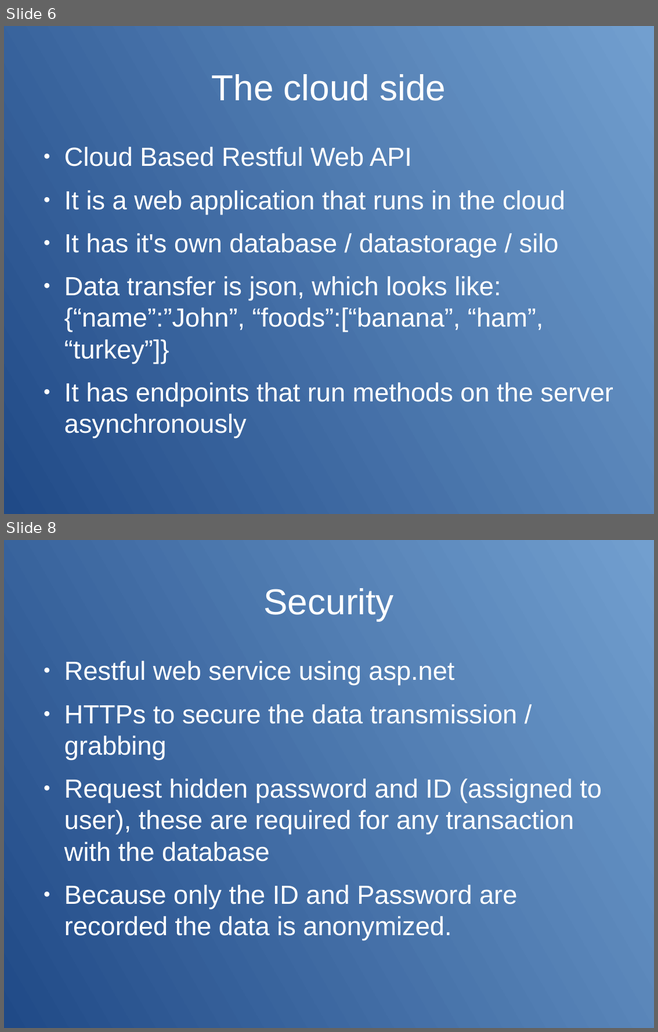
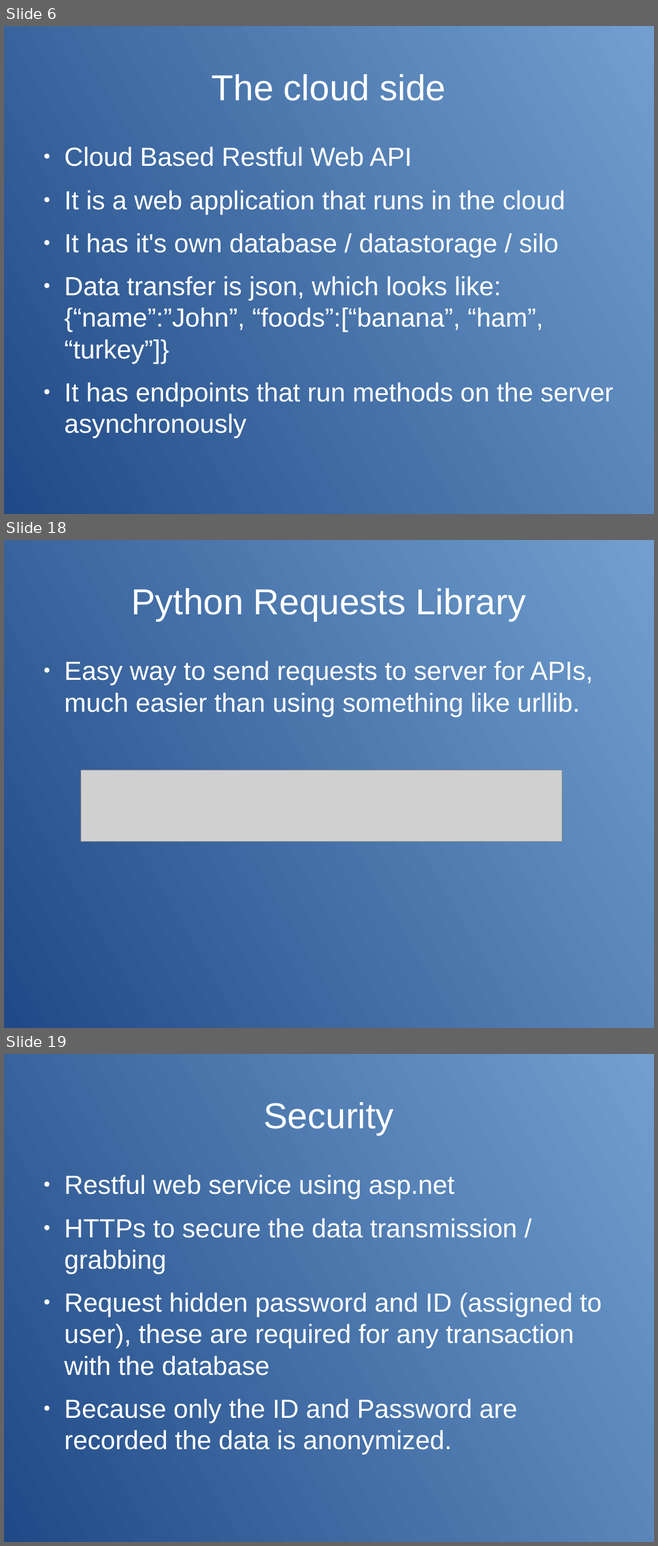
Before and after one commit to james-ehlmann/latech-iot-proof-of-concept, a slide deck: proof-of-concept/documentation/presentation_for_iot.odp. Shown one above the other, each under a label of ours: slides 6 and 8 before the commit, slides 6, 18 and 19 after it; the slides between them are not shown. The pictures are 658x1032 and 658x1546 pixels, drawn with LibreOffice and Linux fonts; fonts in the diff are those of the drawing; grey boxes stand for pictures. Boxes give left, top, right and bottom in pixels: in the first picture for what was removed or moved away, otherwise in the second. Text is boxed around its words. In the diff, an @@ line names an element or a change of style, - is before the commit and + after.

```diff
--- a/proof-of-concept/documentation/presentation_for_iot.odp
+++ b/proof-of-concept/documentation/presentation_for_iot.odp
@@ slide 18 added at bbox=[4, 540, 654, 1028], background gradient #729FCF to #204A87 @@
@@ title added at bbox=[132, 588, 525, 621], 44 pt, text #FFFFFF @@
+Python Requests Library
@@ text added at bbox=[64, 661, 593, 716], 32 pt, text #FFFFFF @@
+● Easy way to send requests to server for APIs, much easier than using something like urllib.
@@ picture added at bbox=[81, 770, 562, 841] @@
@@ what was slide 8 is now slide 19 @@
```
Also in this commit, not shown: 1 slide changed, 13 other slides added, 1 slide removed, 2 other files.
